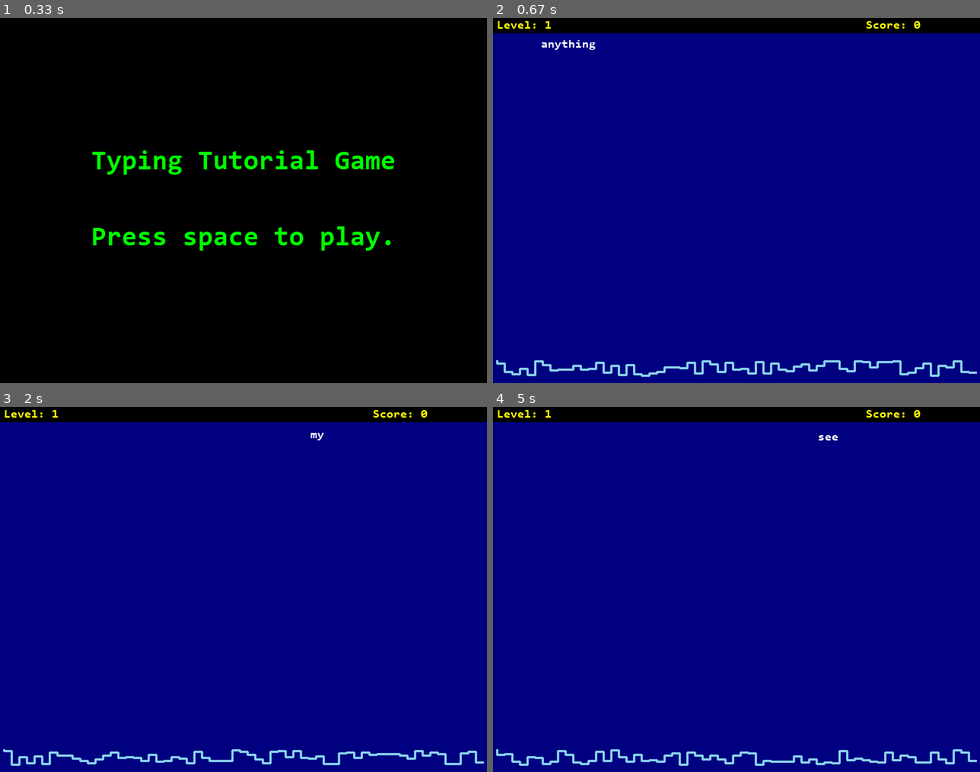
Above: before the commit, frames 1-4 (two rows, left to right).
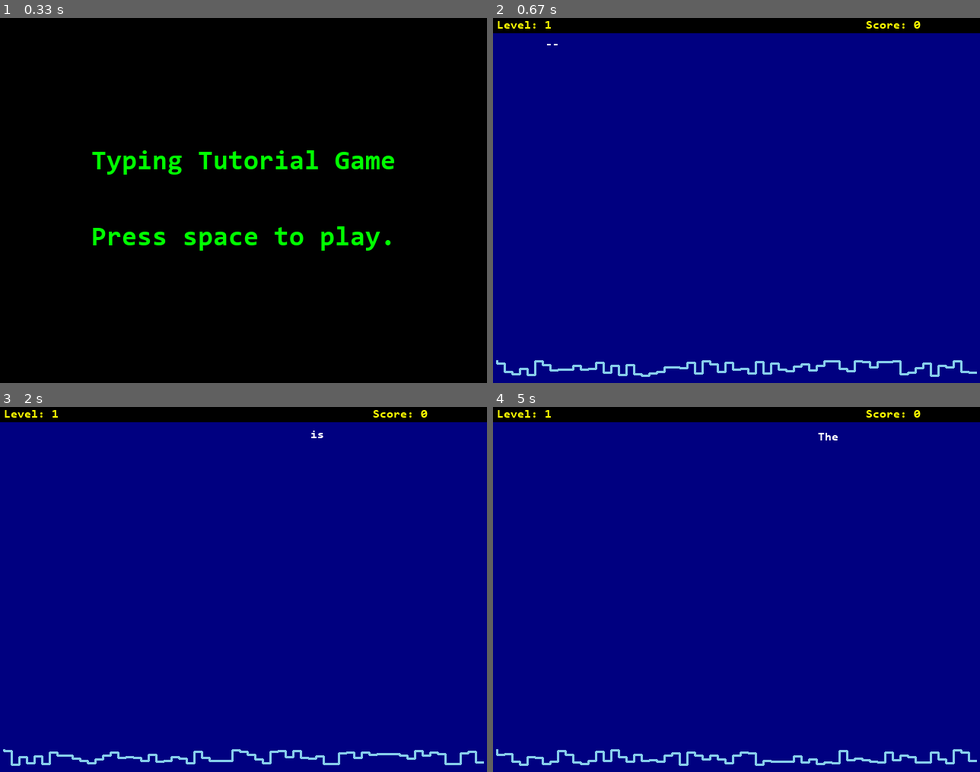
Above: after the commit, the same moments.

Repository: arynchoong/TypingTutorGame
Game: pygame game, started from python/src/game.py
Two runs of this game, one before a commit and one after it. Both use one fixed random seed, a clock stepped at 60 frames per second and the inputs below.
Inputs:
- Up to frame 1 (0.33 s): no input
- Up to frame 2 (0.67 s): tap Space at 0.33 s
- Up to frame 3 (2 s): hold Esc 0.67-1.13 s; tap Space at 1.17, 1.57, 1.87 s
- Up to frame 4 (5 s): tap Space at 2.07, 2.4, 2.7, 3.23, 3.53, 4.13, 4.47, 4.77 s; tap Esc at 2.83, 3.73 s

Frame 1 is identical in both runs. In frame 2, 0.1% of the frame differs, in the area x 10-22%, y 6-9%; in frame 3, less than 0.1%; in frame 4, less than 0.1%.

Commit message:
Added sound effect. and minor code clean up

Diff:
--- a/python/src/game.py
+++ b/python/src/game.py
@@ -1,5 +1,6 @@
 import pygame
 from play import GamePlay
+import sys
 
 # Dimensions
 WIDTH = 640
@@ -15,15 +16,16 @@
 RESFOLDER = '../../res/'
 
 class TypingTutor():
-    def __init__(self):
+    def __init__(self, sound=False):
         pygame.init() # initialises Pygame libraries
         self.screen = pygame.display.set_mode((WIDTH, HEIGHT))
         self.disp_surf = self.init_display()
         self.size = WIDTH, HEIGHT
         self.running = True if self.disp_surf else False
         self.state = START
-        self.bigfont = pygame.font.Font(RESFOLDER + 'Consolas Bold.ttf', 36)
+        self.font = pygame.font.Font(RESFOLDER + 'Consolas Bold.ttf', 36)
         self.game = None
+        self.sound = sound
         return
 
     def init_display(self):
@@ -33,11 +35,11 @@
         return disp_surf.convert()
 
     def execute(self):
-        # Event loop
+        '''Executes main event loop'''
         while self.running:
             self.check_event()
             if self.state == PLAYING:
-                self.game = GamePlay(self.screen)
+                self.game = GamePlay(self.screen, self.sound)
                 self.game.execute()
                 self.state += 1
             else:
@@ -45,6 +47,7 @@
         return
 
     def check_event(self):
+        '''Process events'''
         for event in pygame.event.get():
             if event.type == pygame.QUIT:
                 self.running = False
@@ -55,7 +58,7 @@
                     if self.state == GAMEOVER:
                         self.state = START
                     else:
-                        self.state +=1
+                        self.state += 1
         return
 
     def render(self):
@@ -71,8 +74,8 @@
             message = 'Score: %s' % self.game.score
 
         # draw the messages
-        self.draw_text(text, GREEN, (WIDTH / 2, HEIGHT / 2 - 50))
-        self.draw_text(message, GREEN, (WIDTH / 2, HEIGHT / 2 + 50))
+        self.draw_text(text, GREEN, (int(WIDTH / 2), int(HEIGHT / 2) - 50))
+        self.draw_text(message, GREEN, (int(WIDTH / 2), int(HEIGHT / 2) + 50))
 
         # Blit everything to screen
         self.screen.blit(self.disp_surf, (0,0))
@@ -80,13 +83,16 @@
         return
 
     def draw_text(self, text, colour, center):
-        # Display some text
-        textsurf = self.bigfont.render(text, True, colour)
+        '''Draws text onto diplay surface'''
+        textsurf = self.font.render(text, True, colour)
         textrect = textsurf.get_rect()
         textrect.center = center
         self.disp_surf.blit(textsurf, textrect)
         return
 
 if __name__ == '__main__':
-    game = TypingTutor()
+    if len(sys.argv) > 1 and sys.argv[1] == '-s':
+        game = TypingTutor(sound = True)
+    else:
+        game = TypingTutor()
     game.execute()
--- a/python/src/objects.py
+++ b/python/src/objects.py
@@ -20,6 +20,7 @@
         self.cityline = Cityline(screen_width)
 
     def init_words(self):
+        '''Prepare list of words for the game'''
         words_list = None
         try:
             with open(RESFOLDER + "brown.txt", 'r', newline='') as file:
@@ -57,24 +58,30 @@
         return True
 
     def get_word(self, level):
-        return random.choice(self.wordlist[:min(len(self.wordlist), 500 * level)])
+        '''Randomly select word from word list for game play'''
+        return random.choice(self.wordlist[:min(len(self.wordlist), 50 * level)])
 
     def move(self, delta):
-        '''Returns true if word is in the middle of typing, and has moved beyond boundary Y'''
+        '''Returns Flags if word is removed and if it is in the middle of typing,
+        when it has moved beyond boundary Y
+        '''
+        removed = False
         removed_typing = False
 
         for word in self.game_words:
             word.move(delta)
             if word.get_y() >= self.bound_y:
+                removed = True
                 if word.typedidx >= 0:
                     removed_typing = True
                 word.set_remove()
                 self.cityline.del_blocks(word.get_x(), len(word))
 
         self.clean_up()
-        return removed_typing
+        return removed, removed_typing
 
     def clean_up (self):
+        '''Check and remove any word in game that is flagged to be removed.'''
         if not self.game_words:
             return
         # Remove words from game_words with word.typedidx == -2
--- a/python/src/play.py
+++ b/python/src/play.py
@@ -13,9 +13,14 @@
 MARGINX = 5
 # Resources
 RESFOLDER = '../../res/'
+# Sound types
+SOUND_KEYHIT = 1
+SOUND_ERROR = 2
+SOUND_SUCCESS = 3
+SOUND_CRASH = 4
 
 class GamePlay():
-    def __init__(self, screen):
+    def __init__(self, screen, sound=False):
         pygame.init()
         self.screen = screen
         self.disp_surf = pygame.Surface(self.screen.get_size()).convert()
@@ -34,8 +39,12 @@
         self.level = 1
         self.typed_count = 0
         self.error_count = 0
+        self.sound = True if sound else False
+        if sound:
+            self.init_sound()
 
     def execute(self):
+        '''Start a game'''
         while self.playing:
             self.check_events()
             self.loop()
@@ -55,13 +64,20 @@
         return
 
     def loop(self):
+        '''Game loop'''
         self.check_keyhit()
+
         if self.game_objects.is_gameover():
             self.playing = False
             return
 
-        if self.game_objects.move(self.ydelta): # If moved beyond boundary Y
-            self.typing_flag = False
+        # If moved beyond boundary Y
+        removed, removed_typing = self.game_objects.move(self.ydelta)
+        if removed:
+            self.play_sound(SOUND_CRASH)
+            if removed_typing:
+                self.typing_flag = False
+
         self.add_word()
         return
 
@@ -99,7 +115,7 @@
         return
 
     def draw_word(self, text, colour, coord):
-        # Display some text
+        '''Display some text'''
         textsurf = self.font.render(text, True, colour)
         textrect = textsurf.get_rect()
         textrect.topleft = coord
@@ -107,6 +123,7 @@
         return
 
     def add_word(self):
+        '''Add new word to drop from top'''
         if self.game_objects.is_gameover():
             return
         # Check if valid to add
@@ -117,8 +134,10 @@
         return
 
     def check_keyhit(self):
+        '''Check user's typed key'''
         if not self.keyhit:
             return
+
         if self.typing_flag:
             for word in self.game_objects.game_words:
                 if word.typedidx != -1:
@@ -126,18 +145,25 @@
                         if word.typed():
                             self.typing_flag = False
                             self.add_score(len(word))
+                            self.play_sound(SOUND_SUCCESS)
+                        else:
+                            self.play_sound(SOUND_KEYHIT)
                     else:
                         word.typed_reset()
                         self.typing_flag = False
                         self.error_count += 1
+                        self.play_sound(SOUND_ERROR)
         else:
             for word in self.game_objects.game_words:
                 if word.text[0] == self.keyhit:
                     if word.typed():
                         self.add_score(1)
+                        self.play_sound(SOUND_SUCCESS)
                     else:
                         self.typing_flag = True
+                        self.play_sound(SOUND_KEYHIT)
                     break
+        # Remove words set for removal
         self.game_objects.clean_up()
         self.keyhit = None
         return
@@ -151,12 +177,12 @@
             self.level += 1
             self.typed_count = 0
             # Increase difficulty when leveling up
-            if self.fps < 70:
+            if self.level % 5 == 0 and self.ydelta < 3:
+                self.ydelta += 1
+            elif self.level % 2 == 0 and  self.add_timeout > 1000:
+                self.add_timeout -= 100
+            elif self.fps < 60:
                 self.fps += 3
-            elif self.ydelta < 5:
-                self.ydelta +=1
-            elif self.add_timeout > 900:
-                self.add_timeout -= 150
         return
 
     def draw_score(self):
@@ -169,3 +195,22 @@
         text = 'Level: %s' % self.level
         self.draw_word(text, YELLOW, (MARGINX, 2))
         return
+
+    def init_sound(self):
+        self.type_sound = pygame.mixer.Sound(RESFOLDER + "typewriter-snippet.wav")
+        self.err_sound = pygame.mixer.Sound(RESFOLDER + "glitch-noise.wav")
+        self.success_sound = pygame.mixer.Sound(RESFOLDER + "typewriter-ding.wav")
+        self.crash_sound = pygame.mixer.Sound(RESFOLDER + "concrete-hit.wav")
+        return
+
+    def play_sound(self, type):
+        if not self.sound:
+            return
+        if type == SOUND_KEYHIT:
+            self.type_sound.play()
+        elif type == SOUND_ERROR:
+            self.err_sound.play()
+        elif type == SOUND_SUCCESS:
+            self.success_sound.play()
+        elif type == SOUND_CRASH:
+            self.crash_sound.play()
Not shown, changed: README.md
Not shown, changed: res/README.md
Not shown, added: res/typewriter-ding.wav
Not shown, added: res/typewriter-snippet.wav
